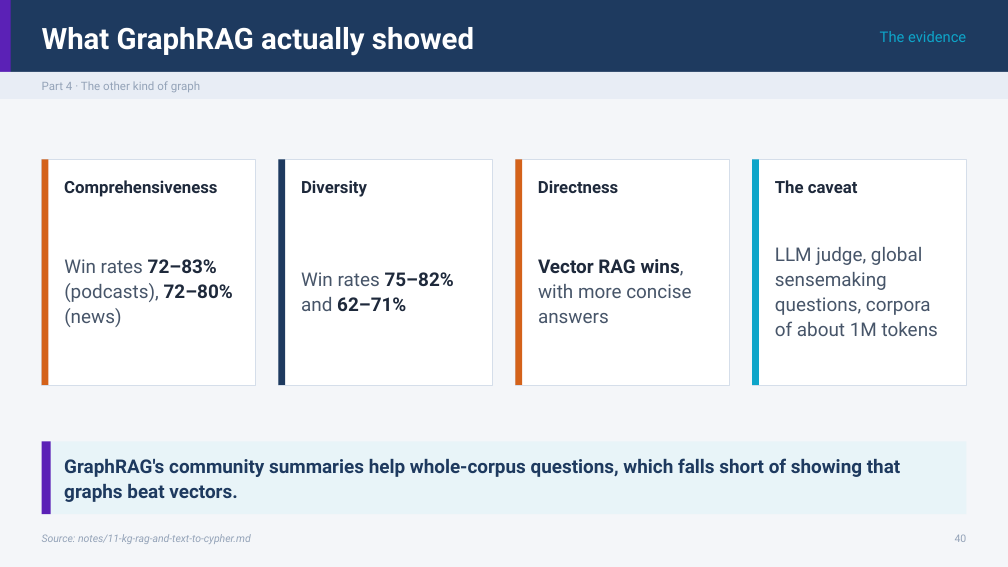
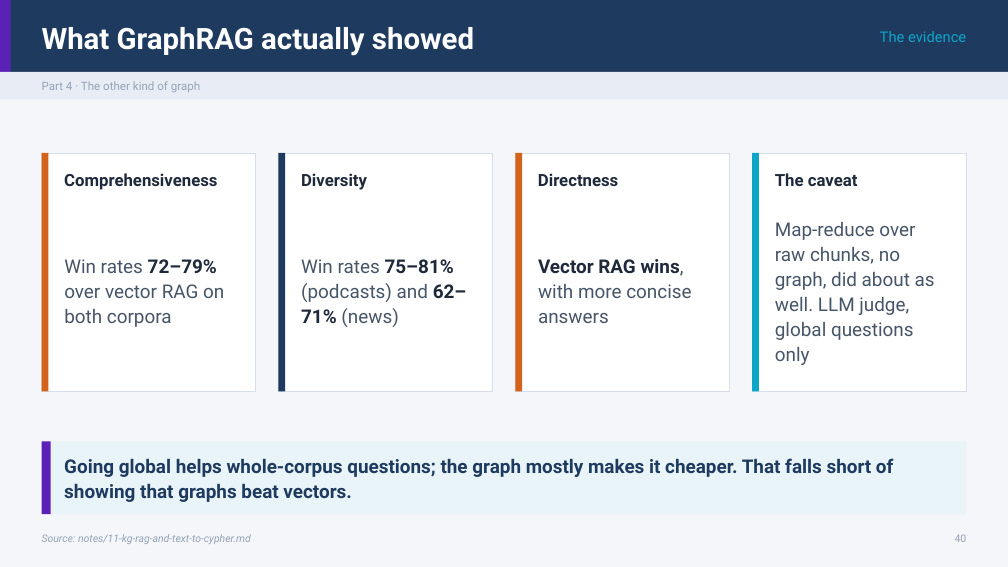
Before and after one commit to ramseywise/learn-ai-engineering, a slide deck: slide 40 of ai-engineering/05-graph-engineering/slides/graph-engineering.pptx. Drawn at 1008x567 pixels with LibreOffice and Linux fonts; fonts in the diff are those of the drawing. Boxes give left, top, right and bottom in pixels: in the first picture for what was removed or moved away, otherwise in the second. Text is boxed around its words. In the diff, an @@ line names an element or a change of style, - is before the commit and + after.

```diff
--- a/ai-engineering/05-graph-engineering/slides/graph-engineering.pptx
+++ b/ai-engineering/05-graph-engineering/slides/graph-engineering.pptx
@@ rectangle: place and size @@
-rectangle at (42,160,256,385)
+rectangle at (42,153,256,391)
@@ rectangle: place and size @@
-rectangle at (42,160,48,385)
+rectangle at (42,153,48,391)
@@ rectangle: place and size @@
-rectangle at (278,160,492,385)
+rectangle at (278,153,492,391)
@@ rectangle: place and size @@
-rectangle at (278,160,285,385)
+rectangle at (278,153,285,391)
@@ rectangle: place and size @@
-rectangle at (516,160,730,385)
+rectangle at (516,153,730,391)
@@ rectangle: place and size @@
-rectangle at (516,160,523,385)
+rectangle at (516,153,523,391)
@@ rectangle: place and size @@
-rectangle at (752,160,966,385)
+rectangle at (752,153,966,391)
@@ rectangle: place and size @@
-rectangle at (752,160,759,385)
+rectangle at (752,153,759,391)
@@ 4 texts: place and size @@
-4 texts at (64,180,858,197)
+4 texts at (64,173,858,190)
@@ text at (775,222,935,365): text changed @@
-LLM judge, global sensemaking questions, corpora of about 1M tokens
+Map-reduce over raw chunks, no graph, did about as well. LLM judge, global questions only
@@ text at (64,259,224,327): text changed @@
-Win rates 72–83% (podcasts), 72–80% (news)
+Win rates 72–79% over vector RAG on both corpora
@@ text at (301,259,467,327): text changed; text colour #1E293B to #475569; bold off @@
-Win rates 75–82% and 62–71%
+Win rates 75–81% (podcasts) and 62–71% (news)
@@ text at (64,458,893,502): text changed @@
-GraphRAG's community summaries help whole-corpus questions, which falls short of showing that graphs beat vectors.
+Going global helps whole-corpus questions; the graph mostly makes it cheaper. That falls short of showing that graphs beat vectors.
```
Also in this commit, not shown: 48 other files.
